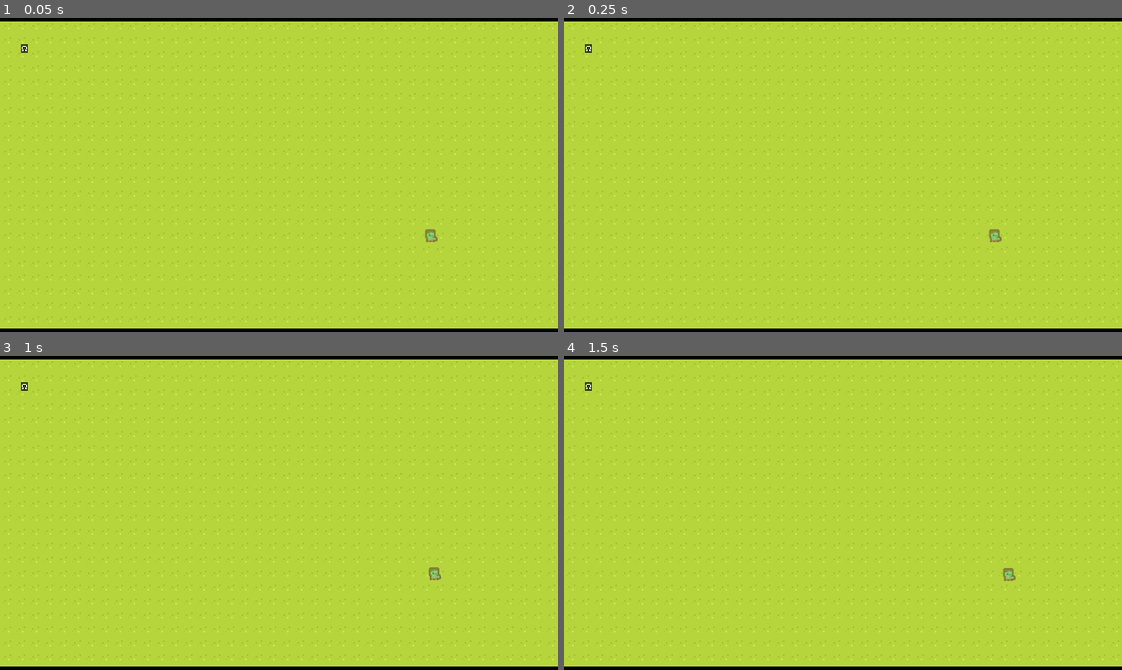
Above: before the commit, frames 1-4 (two rows, left to right).
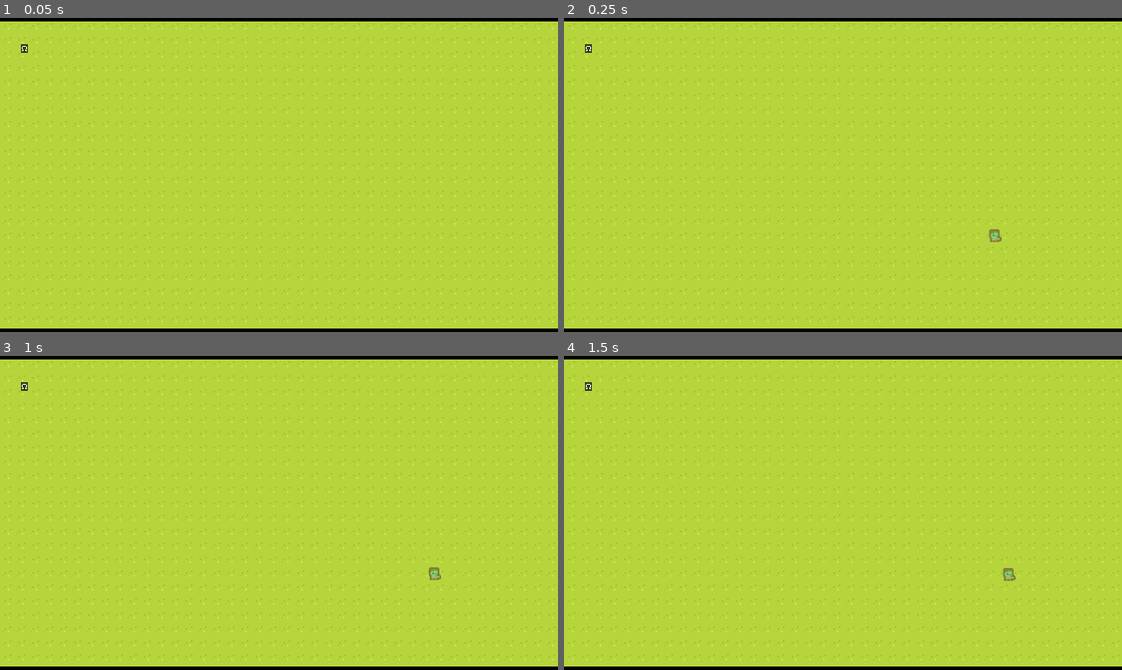
Above: after the commit, the same moments.

Repository: jackokring/here
Game: Godot game, scene res://Scenes/main.tscn
Same seed, same stepped clock (60 frames per second), same inputs: the game is played once before the commit and once after it. Sound files missing from this copy of the repository are replaced by a short silence.
Inputs:
- Up to frame 1 (0.05 s): no input
- Up to frame 2 (0.25 s): no input
- Up to frame 3 (1 s): tap Enter at 0.5 s; hold Right (ui_right) from 0.53 s (still down)
- Up to frame 4 (1.5 s): tap Space at 1.25 s; release Right (ui_right) at 1.28 s; hold Down (ui_down) from 1.28 s (still down)

The runs differ from the first frame. In frame 1, less than 0.1% of the frame differs, in the area x 76-79%, y 67-72%; in frame 2, nothing differs; in frame 3, nothing differs; in frame 4, nothing differs.

Commit message:
Hello flashy

Diff:
--- a/Scenes/player.tscn
+++ b/Scenes/player.tscn
@@ -44,7 +44,6 @@
 
 [node name="Loading" type="AudioStreamPlayer2D" parent="Sounds"]
 stream = ExtResource("4_vgqql")
-max_polyphony = 4
 bus = &"SFX"
 
 [node name="Loading" type="Timer" parent="."]
--- a/Scripts/player.gd
+++ b/Scripts/player.gd
@@ -21,6 +21,7 @@
 
 # Called every frame. 'delta' is the elapsed time since the previous frame.
 func _process(delta: float) -> void:
+	$Sprite2D.visible = not bool(int(fmod($Loading.time_left * 8.0, 2.0)))
 	freeze = Game.paused
 	if freeze:
 		return
